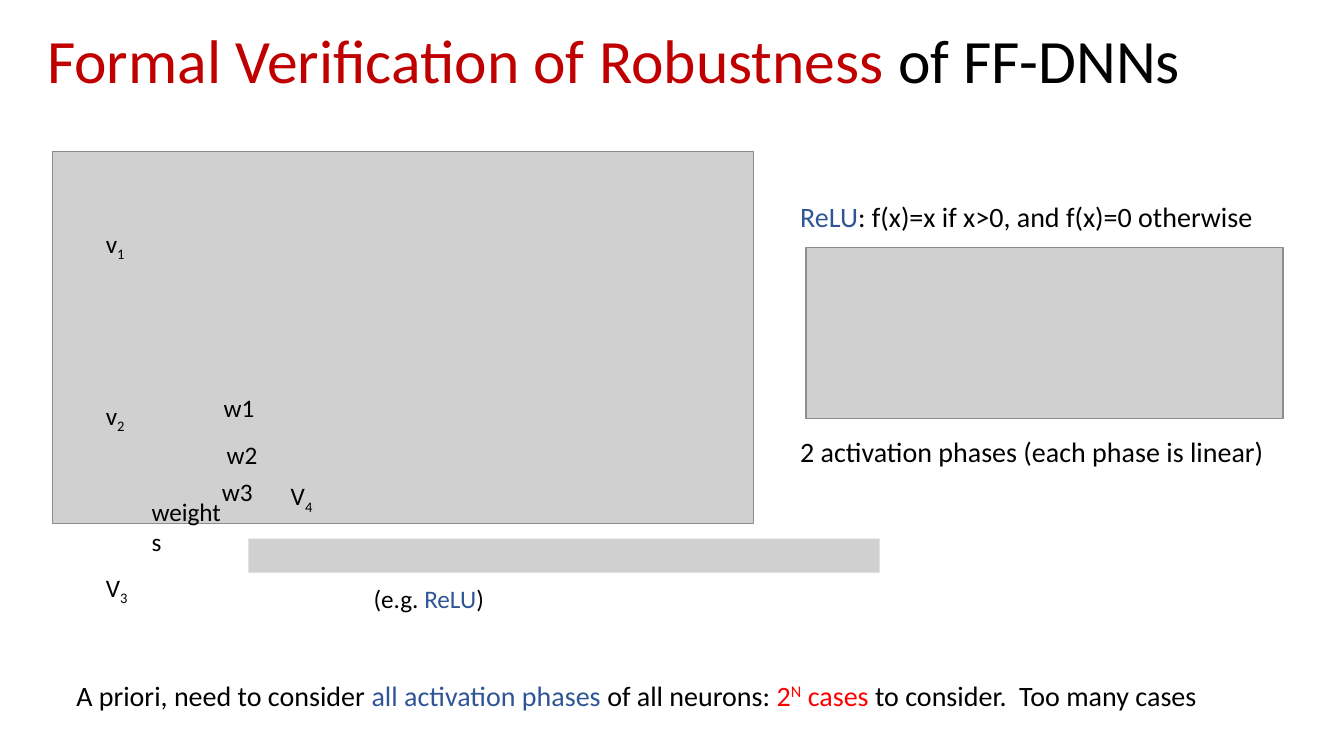
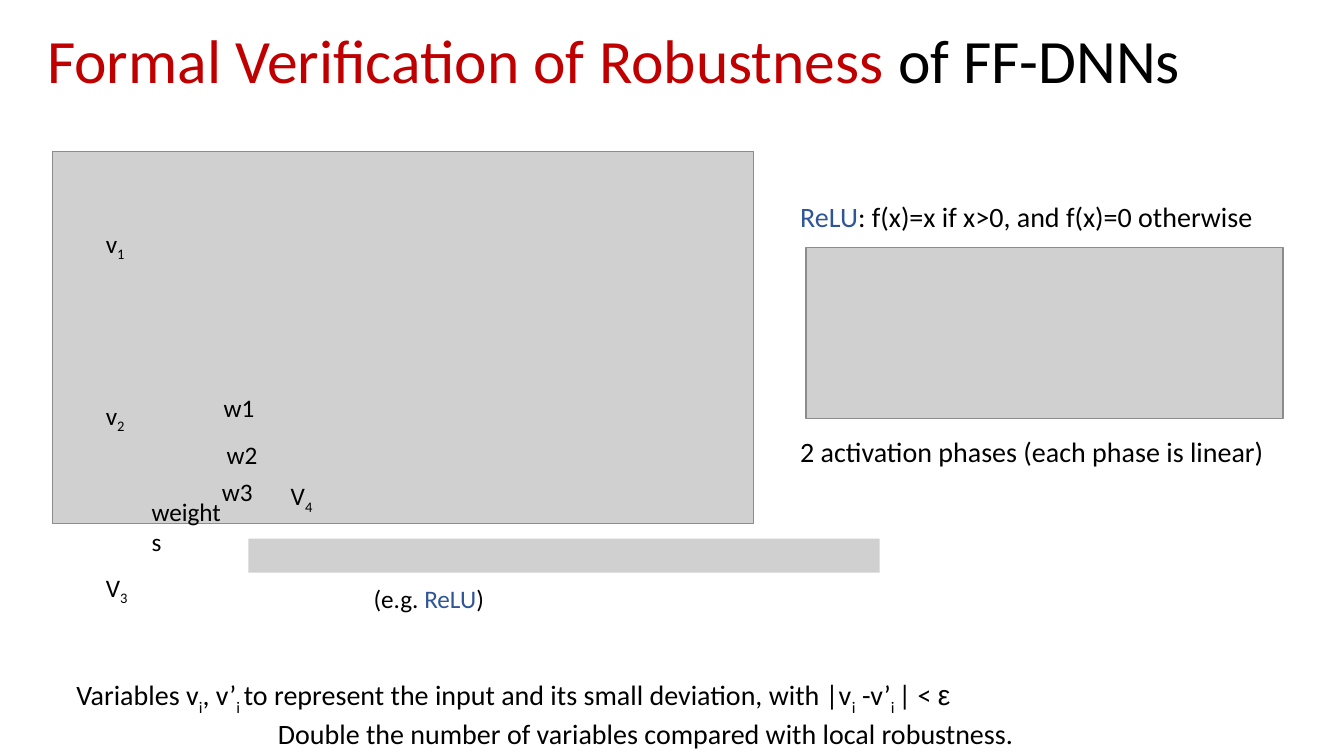
Before and after one commit to blaisegenest/vericompensate, a slide deck: slide 9 of lipschitz/Liptscitz.pptx. Drawn at 1344x756 pixels with LibreOffice and Linux fonts; fonts in the diff are those of the drawing; grey boxes stand for pictures. Boxes give left, top, right and bottom in pixels: in the first picture for what was removed or moved away, otherwise in the second. Text is boxed around its words. In the diff, an @@ line names an element or a change of style, - is before the commit and + after.

```diff
--- a/lipschitz/Liptscitz.pptx
+++ b/lipschitz/Liptscitz.pptx
@@ text at <box>76,685,1013,749</box>: text changed @@
-A priori, need to consider all activation phases of all neurons: 2N cases to consider. Too many cases
+Variables vi, v’i to represent the input and its small deviation, with |vi -v’i | < ε
+Double the number of variables compared with local robustness.
```
Also in this commit, not shown: 5 other slides changed, 4 slides added, 1 slide removed, 1 other file.
